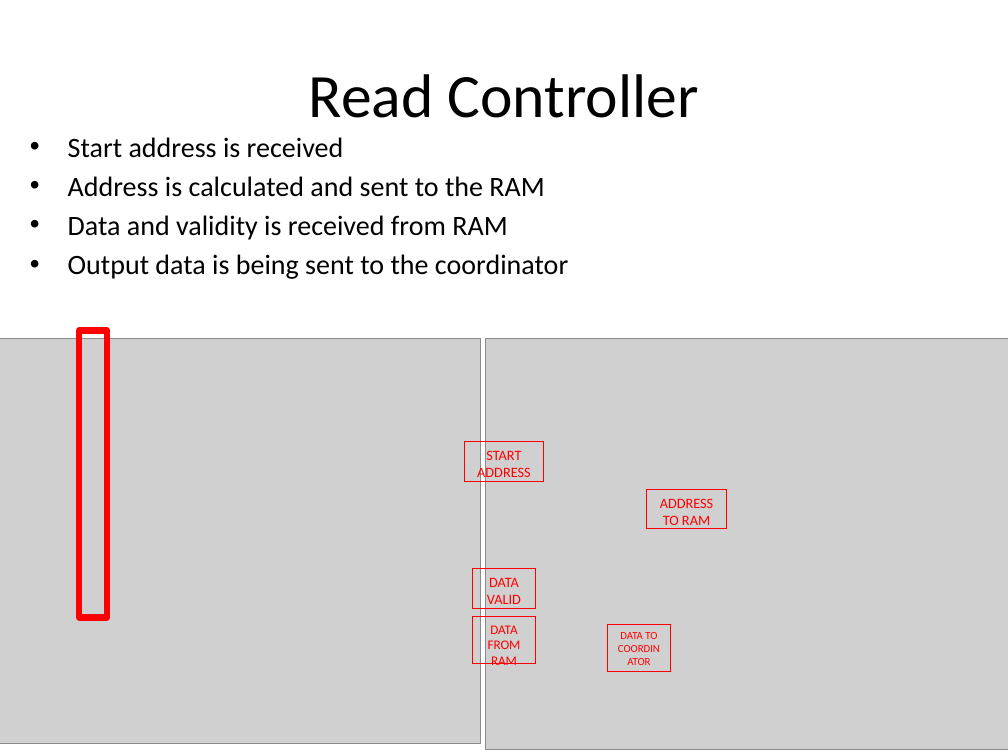
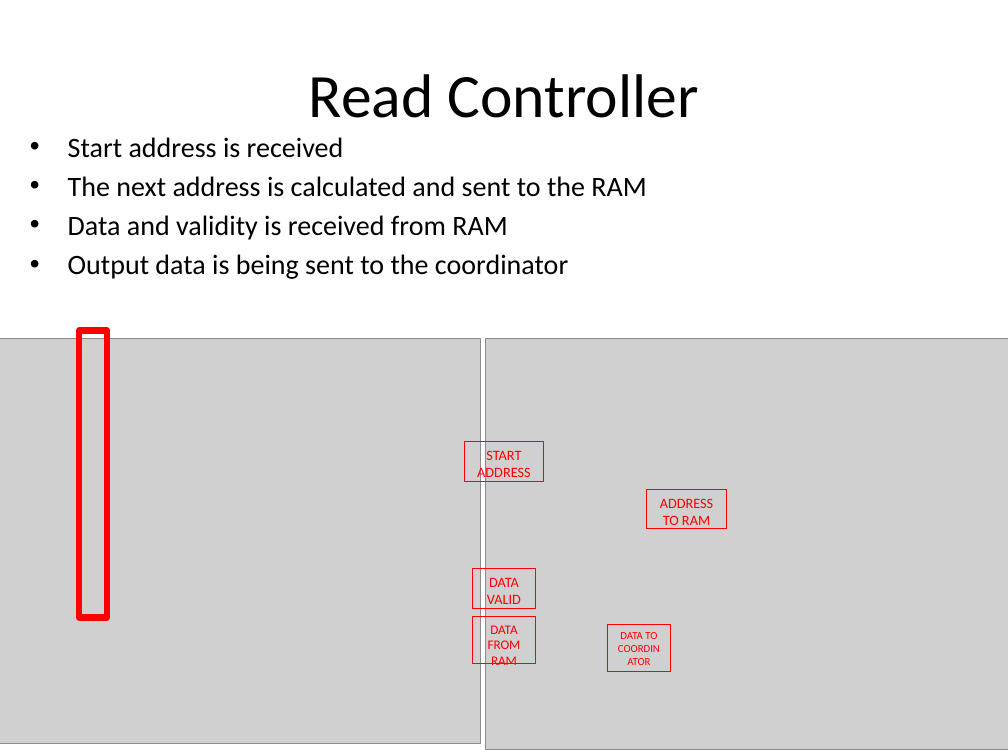
Before and after one commit to battellino/moran-zvika-project, a slide deck: slide 15 of presentation/final/final.pptx (slide 14 before the commit). Drawn at 1008x756 pixels with LibreOffice and Linux fonts; fonts in the diff are those of the drawing; grey boxes stand for pictures; background and template pictures are left out. Boxes give left, top, right and bottom in pixels: in the first picture for what was removed or moved away, otherwise in the second. Text is boxed around its words. In the diff, an @@ line names an element or a change of style, - is before the commit and + after.

```diff
--- a/presentation/final/final.pptx
+++ b/presentation/final/final.pptx
@@ text at (x1=68, y1=176, x2=646, y2=197): text changed @@
-• Address is calculated and sent to the RAM
+• The next address is calculated and sent to the RAM
```
Also in this commit, not shown: 5 other slides changed, 4 slides added.
